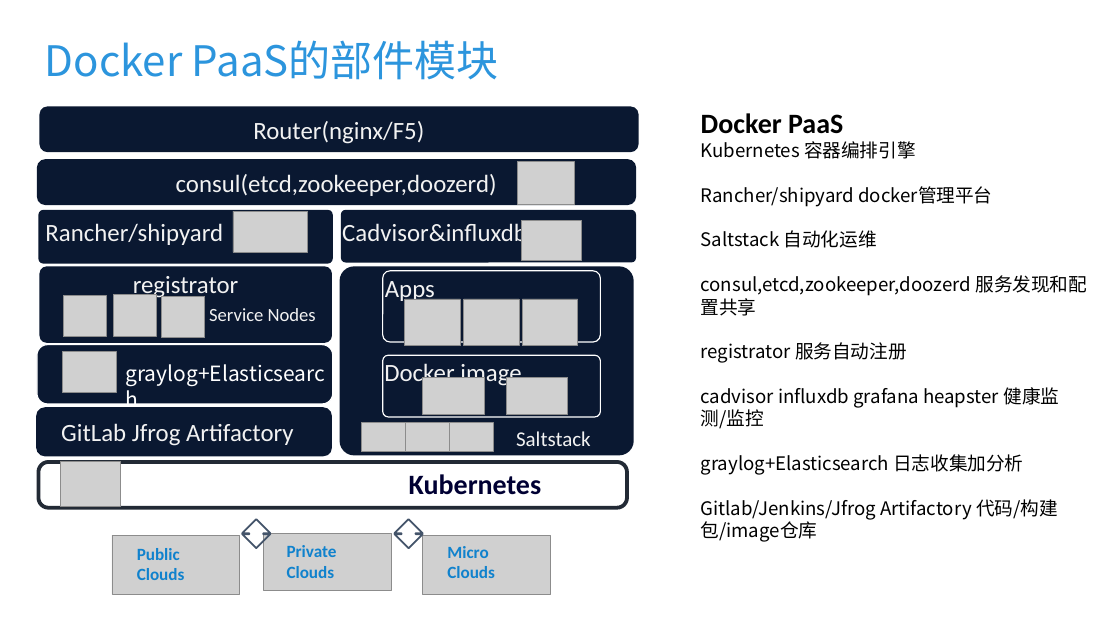
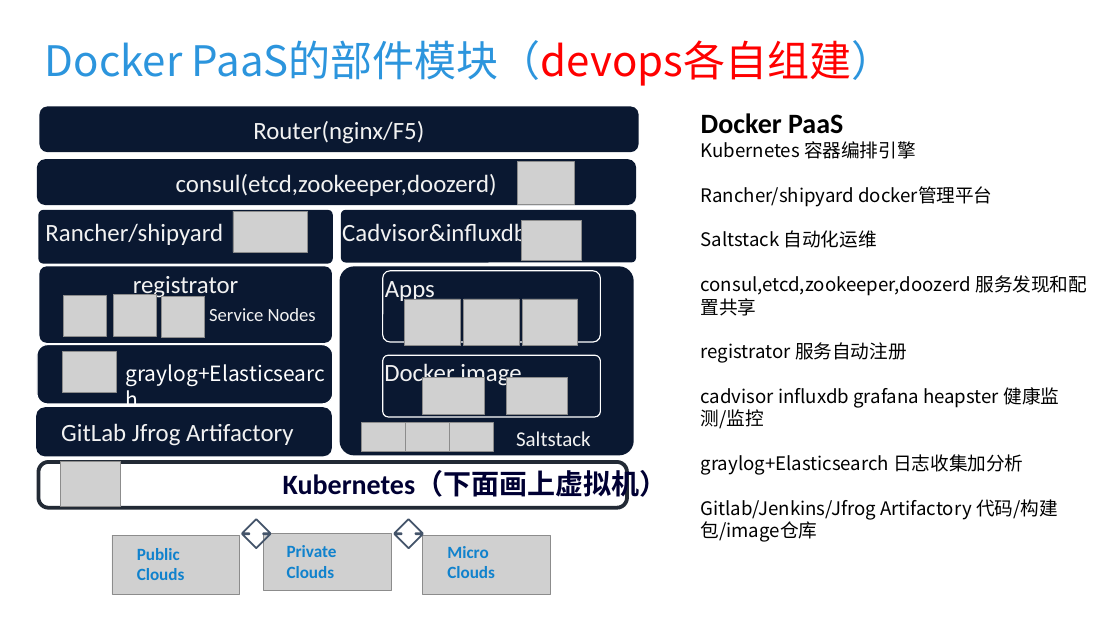
Before and after one commit to barrett-li/document, a slide deck: slide 11 of docker/docker_Paas方案V101.pptx. Drawn at 1120x630 pixels with LibreOffice and Linux fonts; fonts in the diff are those of the drawing; grey boxes stand for pictures. Boxes give left, top, right and bottom in pixels: in the first picture for what was removed or moved away, otherwise in the second. Text is boxed around its words. In the diff, an @@ line names an element or a change of style, - is before the commit and + after.

```diff
--- a/docker/docker_Paas方案V101.pptx
+++ b/docker/docker_Paas方案V101.pptx
@@ title at box(45, 40, 893, 86): text changed @@
-Docker PaaS的部件模块
+Docker PaaS的部件模块（devops各自组建）
@@ text in rectangle at box(283, 470, 668, 500): text changed @@
-Kubernetes
+Kubernetes（下面画上虚拟机）
@@ rectangle "Kubernetes（下面画上虚拟机）": place and size @@
-rectangle "Kubernetes（下面画上虚拟机）" at box(409, 474, 542, 495)
+rectangle "Kubernetes（下面画上虚拟机）" at box(338, 470, 612, 496)
```
Also in this commit, not shown: 6 other slides changed.
